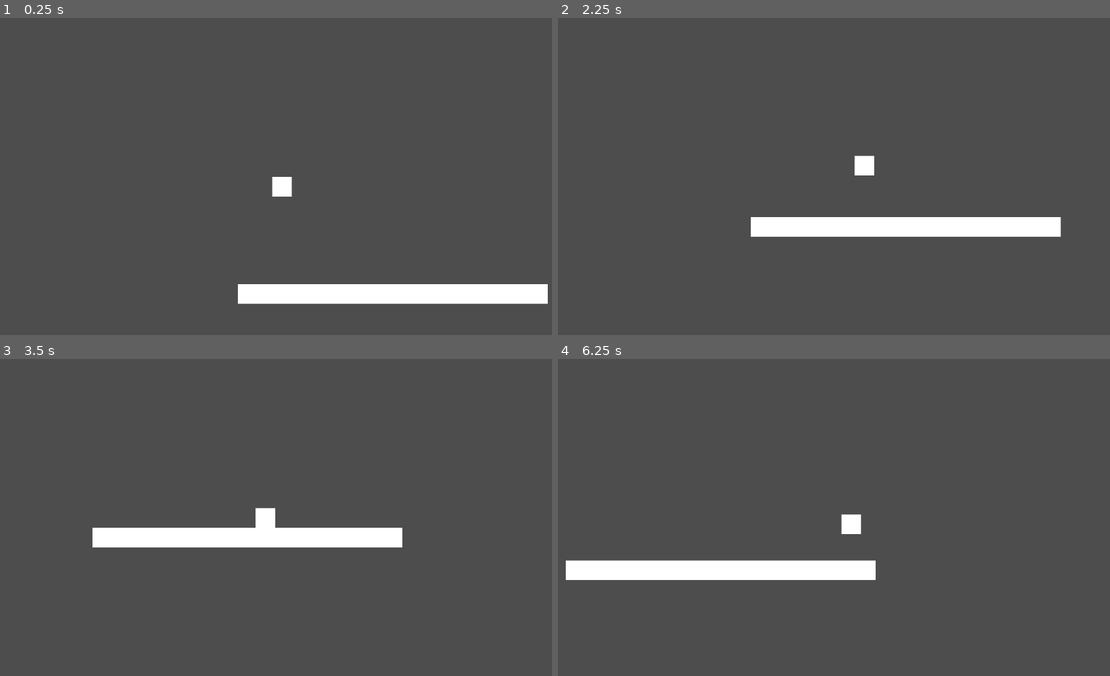
Above: before the commit, frames 1-4 (two rows, left to right).
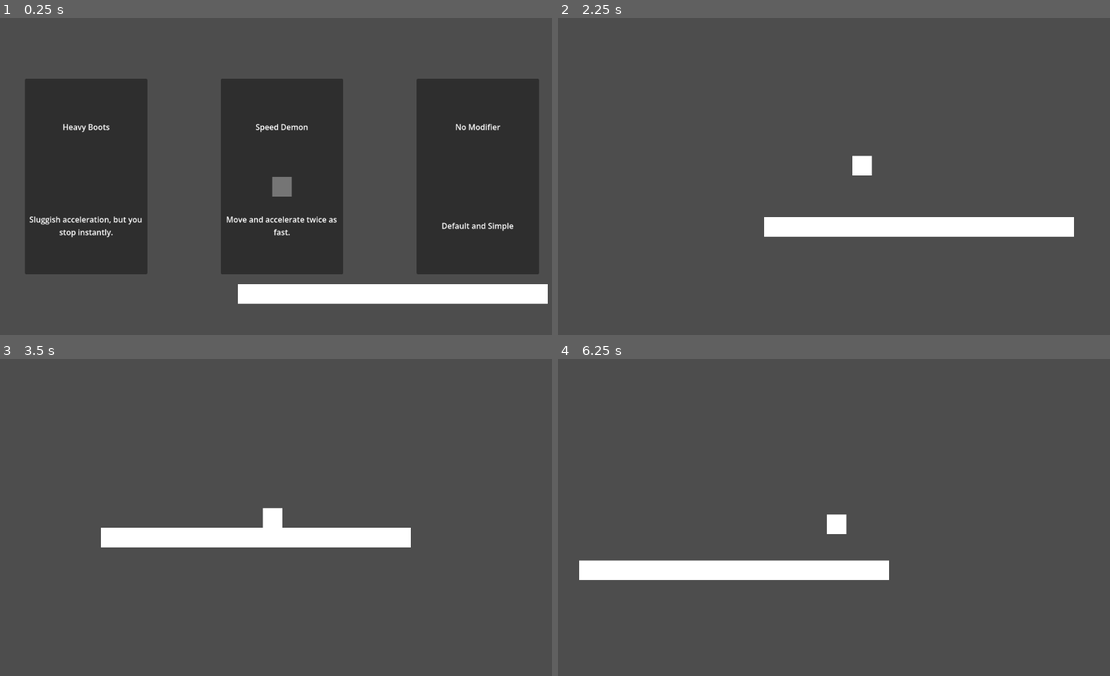
Above: after the commit, the same moments.

Repository: vinit-rao/roguelike-platformer
Game: Godot game, scene res://World.tscn
The game is run twice, just before and just after one commit, with the same random seed, the same clock (stepped at 60 frames per second) and the same inputs.
Inputs (mouse positions are in pixels of both pictures, inside the frame that each line leads up to):
- Up to frame 1 (0.25 s): no input
- Up to frame 2 (2.25 s): click (646, 176) at 0.52 s; move the mouse to (966, 160) at 1.27 s; hold D (move_right) from 1.28 s (still down); click (966, 160) at 1.35 s; tap W (jump) at 1.52, 1.55, 1.82, 2.1 s; move the mouse to (729, 192) at 2.02 s
- Up to frame 3 (3.5 s): tap W (jump) at 2.27, 2.57, 3.05 s; click (171, 533) at 2.3 s; move the mouse to (336, 447) at 2.77 s; release D (move_right) at 2.78 s; hold A (move_left) from 2.78 s (still down); click (336, 447) at 2.85 s
- Up to frame 4 (6.25 s): move the mouse to (811, 580) at 3.52 s; release A (move_left) at 3.53 s; hold D (move_right) 3.53-5.03 s; click (811, 580) at 3.6 s; tap W (jump) at 3.77, 4.07, 4.35, 4.52, 4.82, 5.27, 5.57, 6.05 s; move the mouse to (1010, 565) at 4.27 s; move the mouse to (668, 469) at 5.02 s; hold A (move_left) 5.03-5.78 s; click (668, 469) at 5.1 s; move the mouse to (867, 517) at 5.77 s; hold D (move_right) from 5.78 s (still down); click (867, 517) at 5.85 s

The runs differ from the first frame. In frame 1, 41% of the frame differs, in the area x 4-98%, y 19-81%; in frame 2, 0.4%; in frame 3, 0.4%; in frame 4, 0.6%.

Commit message:
modifier card selection
barebone ui to allow users to select between 3 randomly selected modifiers

Diff:
--- /dev/null
+++ b/Modifiers/ChoiceCard.tscn
@@ -0,0 +1,54 @@
+[gd_scene format=3 uid="uid://hj5g4tgrpirx"]
+
+[ext_resource type="Script" uid="uid://cxmmsydf6fchu" path="res://Modifiers/choice_card.gd" id="1_hqvi8"]
+
+[node name="ChoiceCard" type="Control" unique_id=1522554080]
+custom_minimum_size = Vector2(250, 350)
+layout_mode = 3
+anchors_preset = 0
+offset_right = 200.0
+offset_bottom = 300.0
+pivot_offset = Vector2(125, 175)
+script = ExtResource("1_hqvi8")
+
+[node name="PanelContainer" type="PanelContainer" parent="." unique_id=569856760]
+custom_minimum_size = Vector2(200, 300)
+layout_mode = 1
+anchors_preset = 15
+anchor_right = 1.0
+anchor_bottom = 1.0
+grow_horizontal = 2
+grow_vertical = 2
+pivot_offset = Vector2(125, 175)
+mouse_filter = 2
+
+[node name="VBoxContainer" type="VBoxContainer" parent="PanelContainer" unique_id=1484706115]
+custom_minimum_size = Vector2(250, 350)
+layout_mode = 2
+alignment = 1
+
+[node name="TitleLabel" type="Label" parent="PanelContainer/VBoxContainer" unique_id=250734726]
+unique_name_in_owner = true
+layout_mode = 2
+size_flags_vertical = 6
+text = "title"
+horizontal_alignment = 1
+
+[node name="DescLabel" type="Label" parent="PanelContainer/VBoxContainer" unique_id=596048395]
+unique_name_in_owner = true
+layout_mode = 2
+size_flags_vertical = 6
+text = "desc"
+horizontal_alignment = 1
+autowrap_mode = 3
+
+[node name="SelectButton" type="Button" parent="." unique_id=1905578136]
+self_modulate = Color(1, 1, 1, 0)
+layout_mode = 1
+anchors_preset = 15
+anchor_right = 1.0
+anchor_bottom = 1.0
+grow_horizontal = 2
+grow_vertical = 2
+
+[connection signal="pressed" from="SelectButton" to="." method="_on_select_button_pressed"]
--- /dev/null
+++ b/Modifiers/DraftMenu.tscn
@@ -0,0 +1,28 @@
+[gd_scene format=3 uid="uid://b8ixwhpe2t3qm"]
+
+[ext_resource type="Script" uid="uid://dbn43gjcl0avk" path="res://Modifiers/draft_menu.gd" id="1_dmse2"]
+
+[node name="DraftMenu" type="Control" unique_id=43045198]
+layout_mode = 3
+anchors_preset = 15
+anchor_right = 1.0
+anchor_bottom = 1.0
+grow_horizontal = 2
+grow_vertical = 2
+script = ExtResource("1_dmse2")
+
+[node name="HBoxContainer" type="HBoxContainer" parent="." unique_id=1735554644]
+custom_minimum_size = Vector2(800, 400)
+layout_mode = 1
+anchors_preset = 8
+anchor_left = 0.5
+anchor_top = 0.5
+anchor_right = 0.5
+anchor_bottom = 0.5
+offset_left = -20.0
+offset_top = -20.0
+offset_right = 20.0
+offset_bottom = 20.0
+grow_horizontal = 2
+grow_vertical = 2
+theme_override_constants/separation = 150
--- /dev/null
+++ b/Modifiers/choice_card.gd
@@ -0,0 +1,34 @@
+extends Control
+
+var modifier_data: Dictionary
+
+func _ready() -> void:
+	pivot_offset = size / 2
+	mouse_entered.connect(_on_mouse_entered)
+	mouse_exited.connect(_on_mouse_exited)
+
+func setup(data: Dictionary) -> void:
+	modifier_data = data
+	%TitleLabel.text = data["title"]
+	%DescLabel.text = data["description"]
+
+func _on_mouse_entered() -> void:
+	var tween = create_tween()
+	tween.tween_property(self, "scale", Vector2(1.05, 1.05), 0.1)
+	z_index = 1
+
+func _on_mouse_exited() -> void:
+	var tween = create_tween()
+	tween.tween_property(self, "scale", Vector2(1.0, 1.0), 0.1)
+	z_index = 0
+
+# on card select
+func _on_select_button_pressed() -> void:
+	var player = get_tree().get_first_node_in_group("Player")
+	if player:
+		player.active_modifier = modifier_data
+		print("Applied: ", modifier_data["title"])
+
+	var menu = get_tree().root.find_child("DraftMenu", true, false)
+	if menu:
+		menu.queue_free()
--- /dev/null
+++ b/Modifiers/draft_menu.gd
@@ -0,0 +1,14 @@
+extends Control
+
+@export var card_scene: PackedScene
+
+func _ready() -> void:
+	var choices = GameManager.get_draft_choices()
+
+	for child in $HBoxContainer.get_children():
+		child.queue_free()
+
+	for data in choices:
+		var new_card = card_scene.instantiate()
+		$HBoxContainer.add_child(new_card)
+		new_card.setup(data)
--- a/Player.tscn
+++ b/Player.tscn
@@ -8,7 +8,7 @@
 [sub_resource type="RectangleShape2D" id="RectangleShape2D_xhfnw"]
 size = Vector2(59, 52)
 
-[node name="Player" type="CharacterBody2D" unique_id=457606498]
+[node name="Player" type="CharacterBody2D" unique_id=457606498 groups=["Player"]]
 script = ExtResource("1_xhfnw")
 
 [node name="CollisionShape2D" type="CollisionShape2D" parent="." unique_id=1089523867]
--- a/World.tscn
+++ b/World.tscn
@@ -1,6 +1,8 @@
 [gd_scene format=3 uid="uid://40ynxhfo2fry"]
 
 [ext_resource type="PackedScene" uid="uid://beuc3ogoekifd" path="res://Player.tscn" id="1_c6gwx"]
+[ext_resource type="PackedScene" uid="uid://b8ixwhpe2t3qm" path="res://Modifiers/DraftMenu.tscn" id="2_2dftf"]
+[ext_resource type="PackedScene" uid="uid://hj5g4tgrpirx" path="res://Modifiers/ChoiceCard.tscn" id="3_bcbcq"]
 
 [sub_resource type="RectangleShape2D" id="RectangleShape2D_c6gwx"]
 size = Vector2(630, 41)
@@ -9,6 +11,7 @@
 position = Vector2(331, 136)
 
 [node name="Player" parent="." unique_id=457606498 instance=ExtResource("1_c6gwx")]
+active_modifier = {}
 
 [node name="Floor" type="StaticBody2D" parent="." unique_id=957797171]
 position = Vector2(175, 252)
@@ -29,3 +32,9 @@
 offset_bottom = 20.0
 grow_horizontal = 2
 grow_vertical = 2
+
+[node name="CanvasLayer" type="CanvasLayer" parent="." unique_id=1243714815]
+
+[node name="DraftMenu" parent="CanvasLayer" unique_id=43045198 instance=ExtResource("2_2dftf")]
+size_flags_horizontal = 4
+card_scene = ExtResource("3_bcbcq")
--- /dev/null
+++ b/game_manager.gd
@@ -0,0 +1,33 @@
+extends Node
+
+var modifiers = [
+	{
+		"title": "Icy Ground",
+		"description": "Friction is drastically reduced. Slippery!",
+		"friction_multiplier": 0.1,
+		"max_speed_multiplier": 1.2
+	},
+	{
+		"title": "Heavy Boots",
+		"description": "Sluggish acceleration, but you stop instantly.",
+		"friction_multiplier": 5.0,
+		"acceleration_multiplier": 0.5
+	},
+	{
+		"title": "Speed Demon",
+		"description": "Move and accelerate twice as fast.",
+		"max_speed_multiplier": 2.0,
+		"acceleration_multiplier": 2.0
+	},
+	{
+		"title": "No Modifier",
+		"description": "Default and Simple",
+		"max_speed_multiplier": 1.0,
+		"acceleration_multiplier": 1.0
+	}
+]
+
+func get_draft_choices():
+	var available = modifiers.duplicate()
+	available.shuffle()
+	return available.slice(0, 3)
--- a/player.gd
+++ b/player.gd
@@ -7,26 +7,50 @@
 @export var jump_velocity: float = -400.0
 @onready var attack_hitbox: CollisionShape2D = $AttackHitbox/CollisionShape2D
 
+# level modifiers
+@export var active_modifier: Dictionary = {}
+
 # define states
 enum State {IDLE, RUN, AIR, ATTACK}
 var current_state: State = State.IDLE
 
+func _ready() -> void:
+	var my_choices = GameManager.get_draft_choices()
+	print("Draft Choice 1: ", my_choices[0]["title"])
+	print("Draft Choice 2: ", my_choices[1]["title"])
+	print("Draft Choice 3: ", my_choices[2]["title"])
+	active_modifier = my_choices[0]
+
 
 func _physics_process(delta: float) -> void:
-	# state switcher
+	# gravity
+	if not is_on_floor():
+		velocity.y += gravity * delta
+
+	# user input
+	var input_dir = Input.get_axis("move_left", "move_right")
+
+	# define states
 	match current_state:
 		State.IDLE:
-			idle_state(delta)
+			apply_friction(delta)
+			if input_dir != 0: current_state = State.RUN
+			if Input.is_action_just_pressed("jump") and is_on_floor(): jump()
+			if Input.is_action_just_pressed("attack_primary"): start_attack()
+
 		State.RUN:
-			run_state(delta)
+			apply_acceleration(input_dir, delta)
+			if input_dir == 0: current_state = State.IDLE
+			if Input.is_action_just_pressed("jump") and is_on_floor(): jump()
+			if Input.is_action_just_pressed("attack_primary"): start_attack()
+
 		State.AIR:
-			air_state(delta)
+			apply_acceleration(input_dir, delta)
+			if is_on_floor():
+				current_state = State.IDLE if input_dir == 0 else State.RUN
+
 		State.ATTACK:
-			attack_state(delta)
-
-	# gravity (if you attack you will stop falling briefly)
-	if not is_on_floor() and current_state != State.ATTACK:
-		velocity.y += gravity * delta
+			velocity.x = 0
 
 	move_and_slide()
 
@@ -75,11 +99,24 @@
 # helper functions
 
 func apply_friction(delta: float) -> void:
-	velocity.x = move_toward(velocity.x, 0, friction * delta)
+	var current_friction = friction
+
+	if active_modifier.has("friction_multiplier"):
+		current_friction *= active_modifier["friction_multiplier"]
+
+	velocity.x = move_toward(velocity.x, 0, current_friction * delta)
 
 func apply_acceleration(direction: float, delta: float) -> void:
 	if direction != 0:
-		velocity.x = move_toward(velocity.x, direction * max_speed, acceleration * delta)
+		var current_speed = max_speed
+		var current_accel = acceleration
+
+		if active_modifier.has("max_speed_multiplier"):
+			current_speed *= active_modifier["max_speed_multiplier"]
+		if active_modifier.has("acceleration_multiplier"):
+			current_accel *= active_modifier["acceleration_multiplier"]
+
+		velocity.x = move_toward(velocity.x, direction * current_speed, current_accel * delta)
 
 func jump() -> void:
 	velocity.y = jump_velocity
--- a/project.godot
+++ b/project.godot
@@ -14,6 +14,10 @@
 run/main_scene="uid://40ynxhfo2fry"
 config/features=PackedStringArray("4.6", "Forward Plus")
 config/icon="res://icon.svg"
+
+[autoload]
+
+GameManager="*uid://bvrqbknfighar"
 
 [input]
 
Not shown, added: Modifiers/choice_card.gd.uid
Not shown, added: Modifiers/draft_menu.gd.uid
Not shown, added: game_manager.gd.uid
